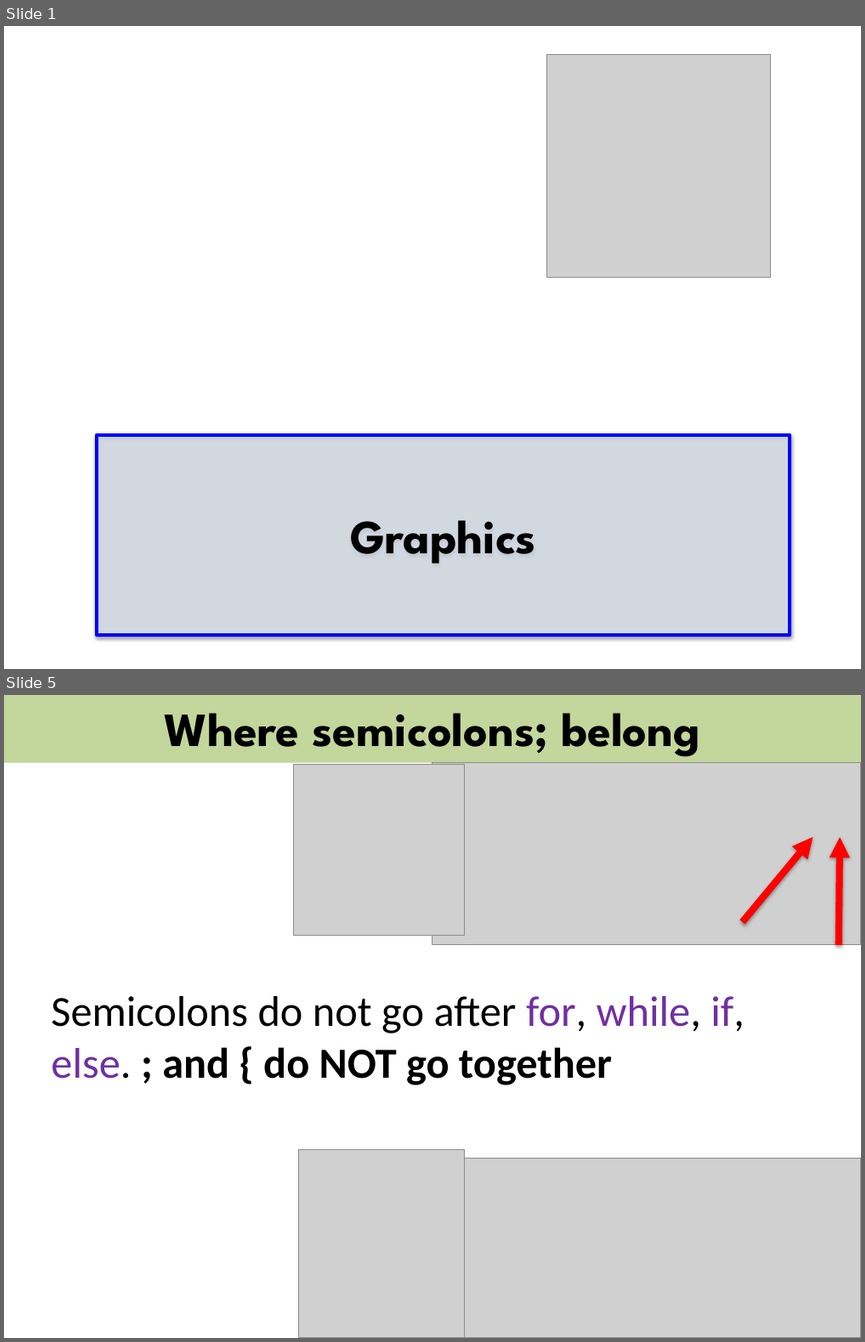
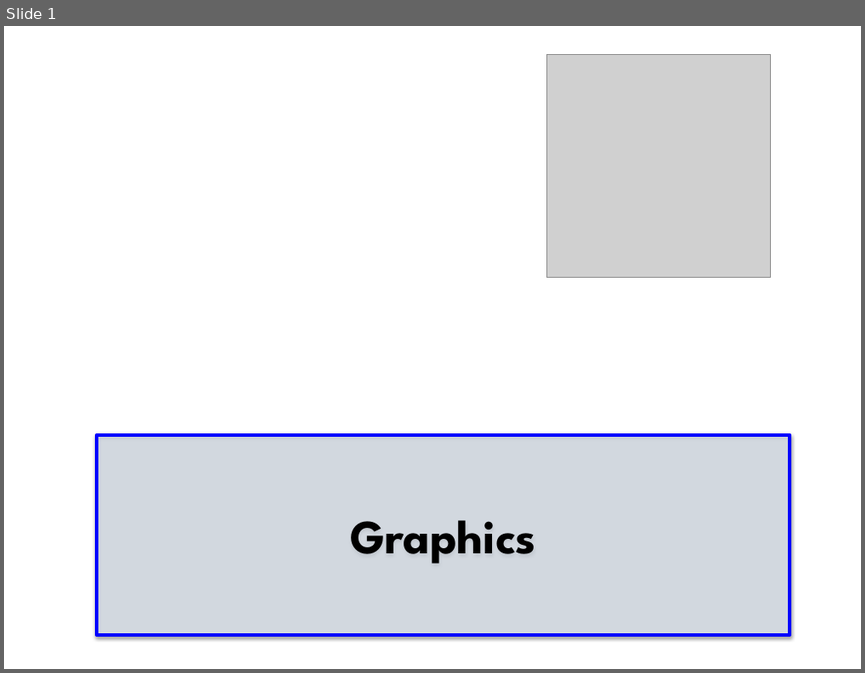
Before and after one commit to brycecr/csbridge2017, a slide deck: slides/Graphics.pptx. Shown one above the other, each under a label of ours: slides 1 and 5 before the commit, slide 1 after it; the slides between them are not shown. The pictures are 865x1342 and 865x673 pixels, drawn with LibreOffice and Linux fonts; fonts in the diff are those of the drawing; grey boxes stand for pictures; background and template pictures are left out. Boxes give left, top, right and bottom in pixels: in the first picture for what was removed or moved away, otherwise in the second. Text is boxed around its words. In the diff, an @@ line names an element or a change of style, - is before the commit and + after.

```diff
--- a/slides/Graphics.pptx
+++ b/slides/Graphics.pptx
@@ slide 5 removed at bbox=[4, 695, 861, 1338], background #FFFFFF @@
@@ rectangle removed at bbox=[4, 695, 861, 763] @@
-Where semicolons; belong
@@ picture removed at bbox=[294, 765, 464, 935] @@
@@ picture removed at bbox=[432, 763, 861, 944] @@
@@ arrow removed from (743, 922) to (813, 837) @@
@@ arrow removed from (839, 944) to (840, 837) @@
@@ text removed at bbox=[51, 996, 744, 1085] @@
-Semicolons do not go after for, while, if, else. ; and { do NOT go together
@@ picture removed at bbox=[299, 1149, 465, 1338] @@
@@ picture removed at bbox=[465, 1157, 861, 1338] @@
```
Also in this commit, not shown: 5 slides added, 3 other slides removed.
